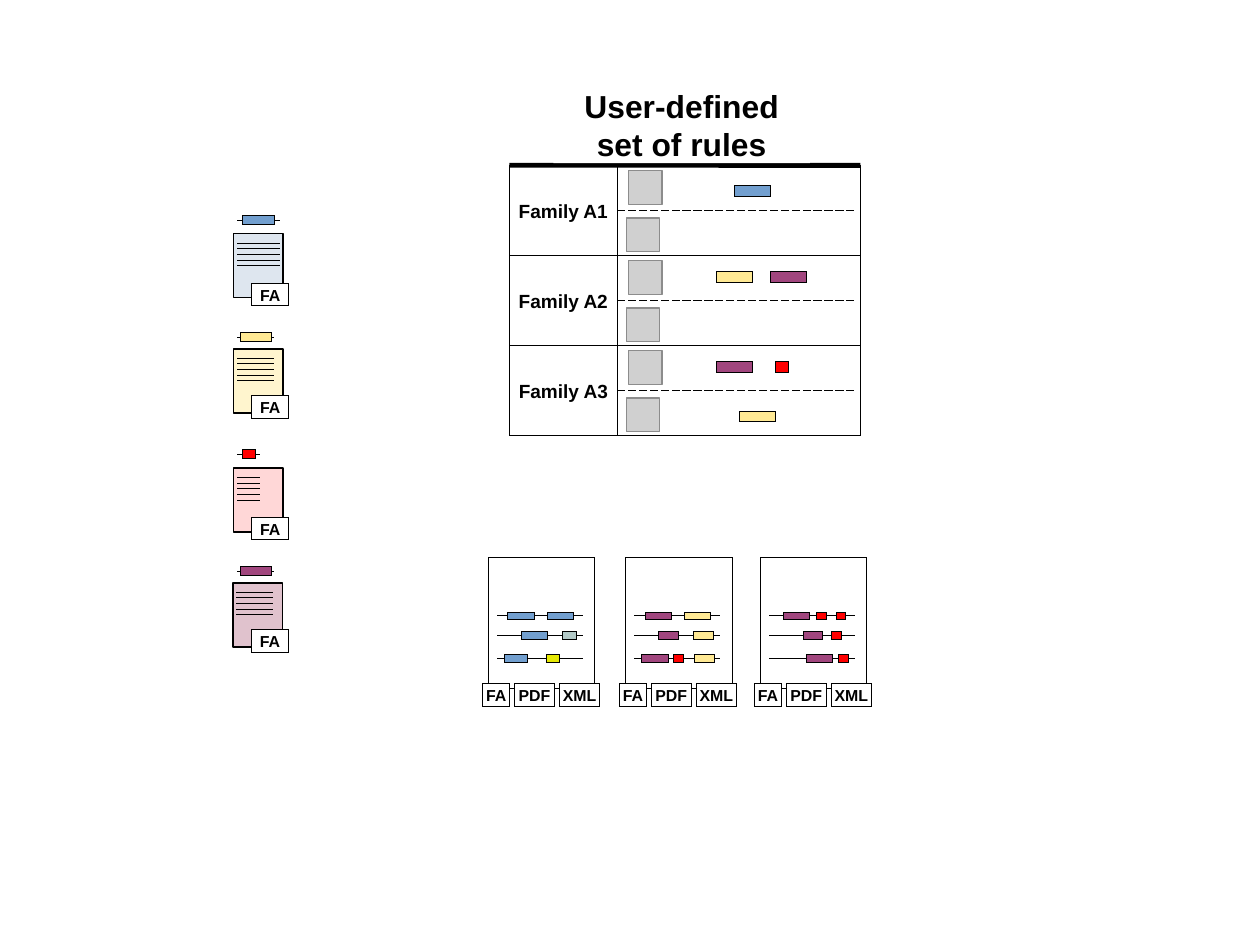
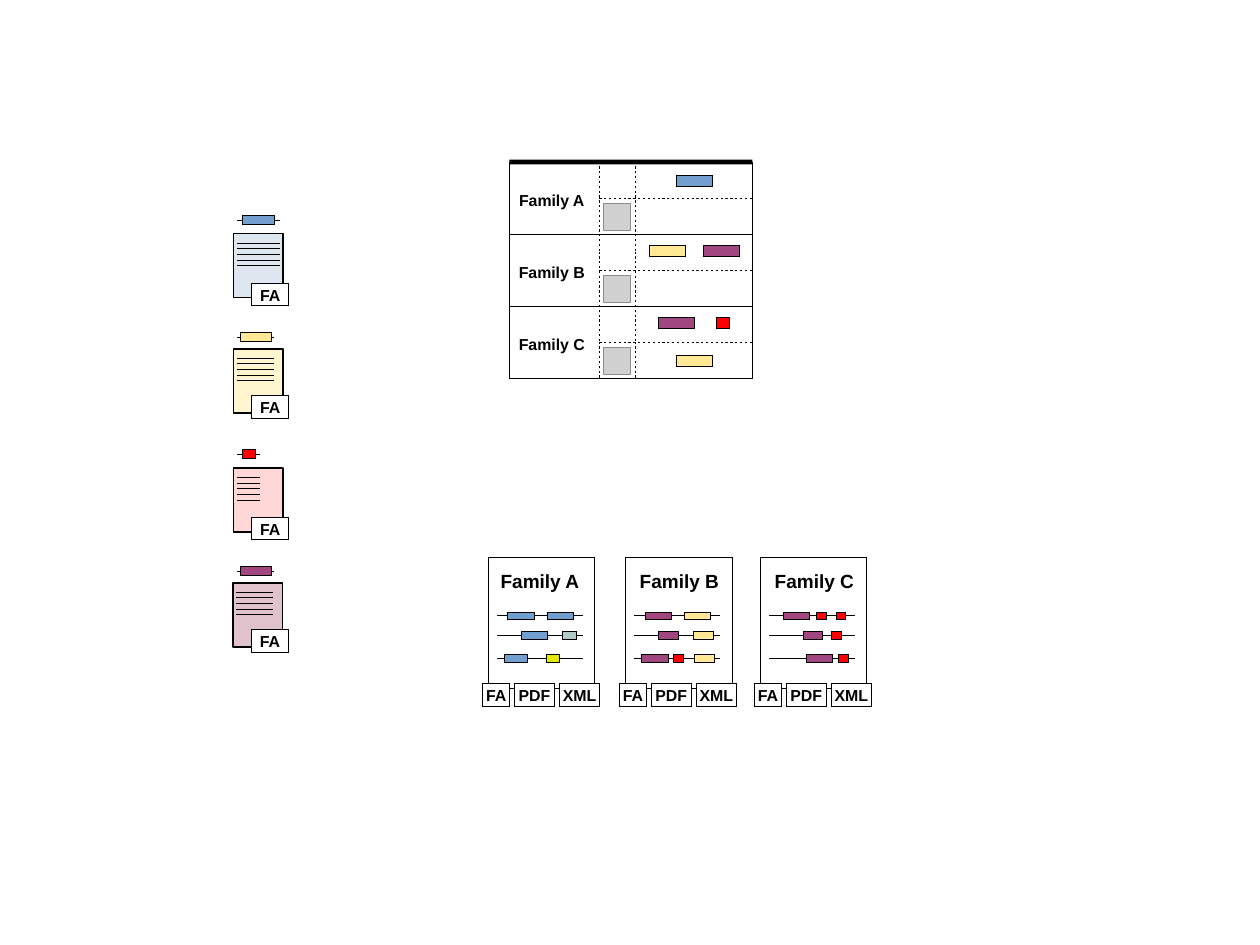
Before and after one commit to nchePortfolio/cusProSe, a slide deck: slide 4 of docs/prosecda/cusprose_pipeline.odp. Drawn at 1260x945 pixels with LibreOffice and Linux fonts; fonts in the diff are those of the drawing; grey boxes stand for pictures; background and template pictures are left out. Boxes give left, top, right and bottom in pixels: in the first picture for what was removed or moved away, otherwise in the second. Text is boxed around its words. In the diff, an @@ line names an element or a change of style, - is before the commit and + after.

```diff
--- a/docs/prosecda/cusprose_pipeline.odp
+++ b/docs/prosecda/cusprose_pipeline.odp
@@ text removed at box(584, 95, 778, 157) @@
-User-defined
-set of rules
@@ line moved from (510, 166) - (510, 436) to (510, 162) - (510, 378) @@
@@ line moved from (510, 166) - (861, 166) to (510, 162) - (752, 162) @@
@@ line moved from (617, 166) - (617, 255) to (600, 162) - (600, 252) @@
@@ picture removed at box(629, 170, 662, 204) @@
@@ rectangle: place and size @@
-rectangle at box(735, 186, 771, 197)
+rectangle at box(677, 176, 712, 186)
@@ line moved from (861, 166) - (861, 436) to (752, 162) - (752, 378) @@
@@ text at box(519, 194, 584, 210): text changed; size 12 to 10 pt @@
-Family A1
+Family A
@@ picture: place and size @@
-picture at box(627, 218, 660, 252)
+picture at box(604, 204, 631, 230)
@@ line moved from (617, 210) - (856, 210) to (510, 234) - (752, 234) @@
@@ text at box(519, 266, 584, 282): text changed; size 12 to 10 pt @@
-Family A2
+Family B
@@ line moved from (617, 255) - (617, 345) to (600, 252) - (600, 342) @@
@@ line moved from (617, 345) - (617, 436) to (636, 252) - (636, 342) @@
@@ rectangle: place and size @@
-rectangle at box(717, 272, 752, 282)
+rectangle at box(649, 246, 685, 256)
@@ rectangle: place and size @@
-rectangle at box(771, 272, 806, 282)
+rectangle at box(703, 246, 739, 256)
@@ line moved from (510, 255) - (861, 255) to (600, 270) - (753, 270) @@
@@ picture: place and size @@
-picture at box(629, 261, 662, 294)
+picture at box(604, 276, 631, 302)
@@ line moved from (617, 301) - (856, 301) to (510, 306) - (752, 306) @@
@@ picture removed at box(627, 308, 660, 341) @@
@@ rectangle: place and size @@
-rectangle at box(717, 361, 752, 372)
+rectangle at box(659, 318, 694, 328)
@@ rectangle: place and size @@
-rectangle at box(775, 361, 789, 372)
+rectangle at box(717, 318, 731, 328)
@@ text at box(519, 338, 584, 354): text changed; size 12 to 10 pt @@
-Family A3
+Family C
@@ line moved from (510, 345) - (861, 345) to (600, 342) - (753, 342) @@
@@ picture: place and size @@
-picture at box(629, 351, 662, 384)
+picture at box(604, 348, 631, 374)
@@ group added at box(600, 162, 753, 378): 4 lines @@
@@ rectangle: place and size @@
-rectangle at box(740, 412, 775, 422)
+rectangle at box(677, 356, 712, 366)
@@ line moved from (617, 390) - (856, 390) to (510, 378) - (752, 378) @@
@@ picture removed at box(627, 398, 660, 431) @@
@@ line removed from (510, 436) to (861, 436) @@
@@ text added at box(501, 574, 579, 592), 12 pt, text #000000, bold @@
+Family A
@@ text added at box(640, 574, 719, 592), 12 pt, text #000000, bold @@
+Family B
@@ text added at box(775, 574, 854, 592), 12 pt, text #000000, bold @@
+Family C
```
Also in this commit, not shown: 3 other slides changed, 2 other files.
